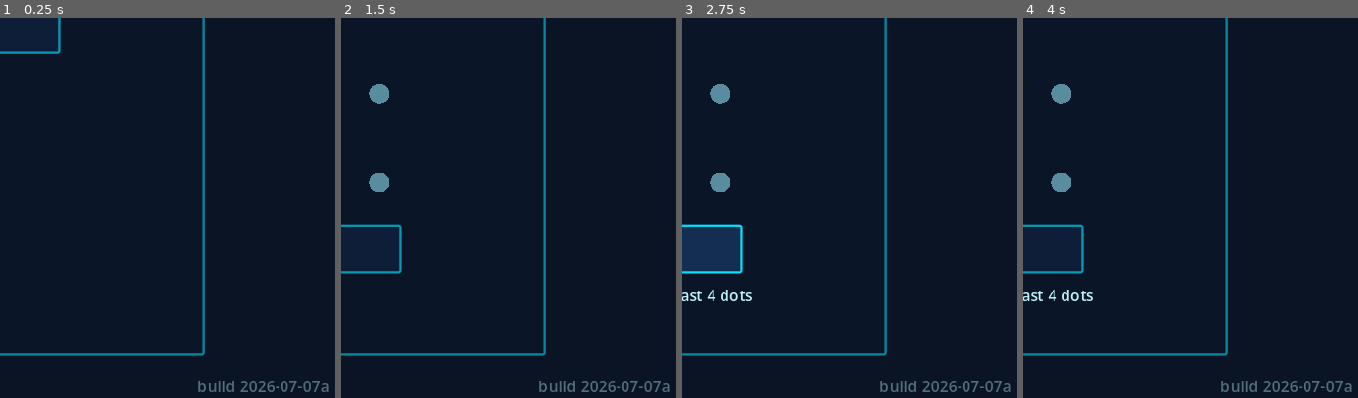
Above: before the commit, frames 1-4 (left to right).
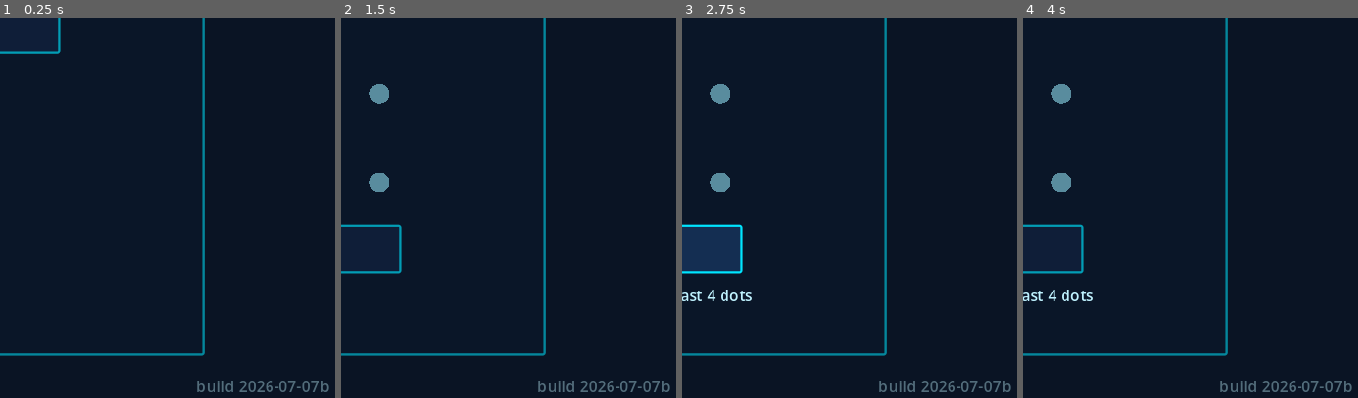
Above: after the commit, the same moments.

Repository: melqudsi/Creature
Game: Godot game, scene res://scenes/main.tscn
Two runs of this game, one before a commit and one after it. Both use one fixed random seed, a clock stepped at 60 frames per second and the inputs below.
Inputs (mouse positions are % of the whole screen's width and height, from its top left):
- Up to frame 1 (0.25 s): no input
- Up to frame 2 (1.5 s): click "NEW PLAYER" at 0.5 s; click (41, 12) at 1.27 s; type "Alex" at 1.35 s
- Up to frame 3 (2.75 s): click "OK" at 2 s
- Up to frame 4 (4 s): click "OK" at 2.75 s; click (18, 22) at 3.52 s
The pictures show only the part of the screen within x 50-100%, y 50-100%; the shares and areas given below are measured in that part.

The runs differ from the first frame. In frame 1, 0.5% of the frame differs, in the area x 58-99%, y 95-99%; in frame 2, 0.5%; in frame 3, 0.5%; in frame 4, 0.5%.

Commit message:
Admin panel close button, last-login timestamps, megaphone icon handle (build 2026-07-07b)

Diff:
--- a/creature-godot/scripts/config.gd
+++ b/creature-godot/scripts/config.gd
@@ -24,7 +24,7 @@
 
 ## Visible build stamp so a loaded build can be identified at a glance.
 ## Keep this in sync with the build-stamp string in web/custom_shell.html.
-const BUILD_ID := "build 2026-07-07a"
+const BUILD_ID := "build 2026-07-07b"
 
 ## Landfill Dump: the spawn/respawn zone (now inside South Memphis — old-world
 ## coords + OLD_WORLD_OFFSET). All new players and respawns appear here.
--- a/creature-godot/scripts/ui/sc2_hud.gd
+++ b/creature-godot/scripts/ui/sc2_hud.gd
@@ -200,24 +200,31 @@
 				img.set_pixel(x, y, col)
 	return ImageTexture.create_from_image(img)
 
-## Tiny procedural loudspeaker icon (the default font has no emoji glyphs).
+## Handheld megaphone icon: rear body + horn + pistol-grip handle, drawn in
+## code (the default font has no emoji glyphs).
 func _make_speaker_icon() -> ImageTexture:
 	var img := Image.create(24, 24, false, Image.FORMAT_RGBA8)
 	img.fill(Color(0, 0, 0, 0))
 	var col := HELP_GOLD
-	# Speaker body (rect) + horn (expanding triangle) pointing right.
+	# Rear body (rect) + horn (expanding triangle) pointing right; the speaker
+	# sits high so the handle fits underneath.
 	for x in range(3, 9):
-		for y in range(9, 16):
+		for y in range(8, 15):
 			img.set_pixel(x, y, col)
 	for x in range(9, 16):
 		var half := 3 + int(float(x - 9) * 0.8)
-		for y in range(12 - half, 13 + half):
-			img.set_pixel(x, clampi(y, 1, 22), col)
-	# Sound waves: three dashed arcs.
+		for y in range(11 - half, 12 + half):
+			img.set_pixel(x, clampi(y, 0, 23), col)
+	# Pistol-grip handle hanging below the rear body, slanted slightly forward.
+	for i in 8:
+		var hx := 5 + int(float(i) * 0.5)
+		for w in 3:
+			img.set_pixel(clampi(hx + w, 0, 23), clampi(15 + i, 0, 23), col)
+	# Sound waves: three dashed arcs off the horn mouth.
 	for i in 3:
 		var x := 17 + i * 2
 		var span := 4 + i * 3
-		for y in range(12 - span, 13 + span, 2 + i):
+		for y in range(11 - span, 12 + span, 2 + i):
 			img.set_pixel(clampi(x, 0, 23), clampi(y, 0, 23), col)
 	return ImageTexture.create_from_image(img)
 
@@ -610,6 +617,19 @@
 	title.horizontal_alignment = HORIZONTAL_ALIGNMENT_CENTER
 	root.add_child(title)
 
+	# Close button pinned to the panel's top-right corner (above the content).
+	var close_btn := Button.new()
+	close_btn.text = "X"
+	close_btn.custom_minimum_size = Vector2(48, 48)
+	close_btn.focus_mode = Control.FOCUS_NONE
+	close_btn.set_anchors_preset(Control.PRESET_TOP_RIGHT)
+	close_btn.offset_left = -56.0
+	close_btn.offset_top = 8.0
+	close_btn.offset_right = -8.0
+	close_btn.offset_bottom = 56.0
+	close_btn.pressed.connect(func() -> void: _admin_panel.visible = false)
+	_admin_panel.add_child(close_btn)
+
 	_test_mode_toggle = CheckButton.new()
 	_test_mode_toggle.text = "Test mode (tap to teleport)"
 	_test_mode_toggle.button_pressed = GameState.admin_test_mode
@@ -806,11 +826,7 @@
 	var profile_name := str(row.get("name", "Creature"))
 	var item := HBoxContainer.new()
 	var label := Label.new()
-	label.text = "%s  (%s, %s)" % [
-		profile_name,
-		("%.1f" % float(row.get("x", 0.0))),
-		("%.1f" % float(row.get("y", 0.0))),
-	]
+	label.text = "%s  -  %s" % [profile_name, _format_last_login(str(row.get("last_active", "")))]
 	label.size_flags_horizontal = Control.SIZE_EXPAND_FILL
 	item.add_child(label)
 	var delete_btn := Button.new()
@@ -818,6 +834,24 @@
 	delete_btn.pressed.connect(func(): _delete_profile(creature_id, profile_name))
 	item.add_child(delete_btn)
 	_profiles_list.add_child(item)
+
+## Supabase `last_active` (ISO 8601 UTC) → "YYYY-MM-DD HH:MM" in device-local
+## time for the admin profile list.
+func _format_last_login(iso: String) -> String:
+	if iso.is_empty() or iso == "<null>":
+		return "never"
+	# Trim fractional seconds / timezone suffix; Supabase stores UTC.
+	var trimmed := iso
+	for sep in [".", "+", "Z"]:
+		var idx := trimmed.find(sep)
+		if idx >= 0:
+			trimmed = trimmed.substr(0, idx)
+	var unix := Time.get_unix_time_from_datetime_string(trimmed)
+	if unix <= 0:
+		return iso
+	unix += int(Time.get_time_zone_from_system().get("bias", 0)) * 60
+	var stamp := Time.get_datetime_string_from_unix_time(unix).replace("T", " ")
+	return stamp.substr(0, 16) # drop the seconds
 
 func _delete_profile(creature_id: String, profile_name: String) -> void:
 	var ok := await NetworkService.delete_creature_profile(creature_id)
Not shown, changed: creature-godot/web/custom_shell.html
Not shown, changed: index.html
Not shown, changed: index.pck
Not shown, changed: index.service.worker.js
